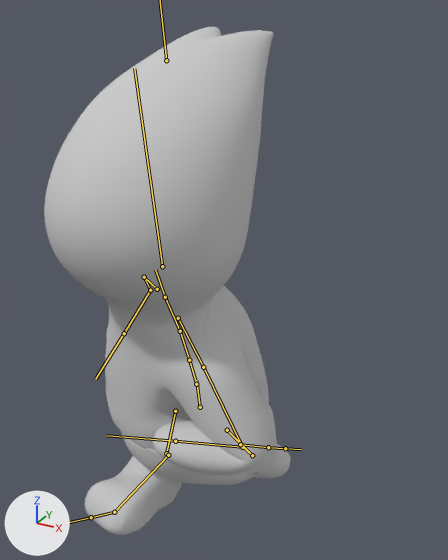
Before and after pictures for a commit that changed the FBX model Assets/Models/Personajes(SOLO_modelos3d)/Personajes(modelos3d)/Animaciones/PersonajePrincipal/personajePrincipal_FINAL@Running.fbx.
Both versions are drawn from a 50 mm camera at (1.08, -2.85, 1.86) aimed at (-0.09, -0.72, 0.8). Lighting does not change. The marker at lower left points along +X, +Y and +Z. Both versions are drawn at frame 19 of the action 'mixamo.com'; the numbers are the values there. The bones that bend it are drawn over the model as lines.

Names of what the first picture shows: 'pj_LP'.
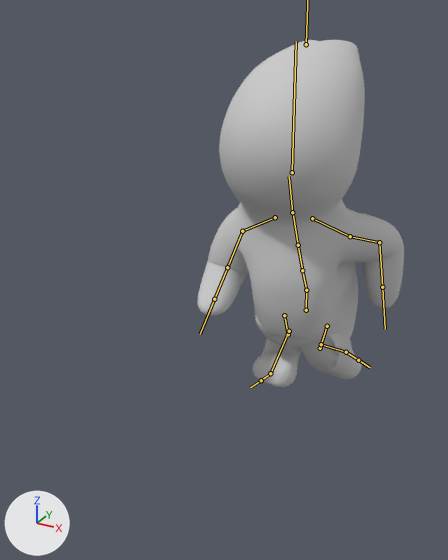
The edits, one by one:
Bone 'mixamorig:Hips' (bone_mixamorig_hips) moves from (-0.326, 0.468, 0.998) to (-0.317, 0.485, -0.114).
Bone 'mixamorig:Hips' (bone_mixamorig_hips) turns from (-7, 178, 2) to (-8, 174, -3) degrees about its own x, y and z.
Bone 'mixamorig:Spine' (bone_mixamorig_spine) turns from (-10, -17, 4) to (-16, 11, -3) degrees about its own x, y and z.
Bone 'mixamorig:Spine1' (bone_mixamorig_spine1) turns from (-2, -8, 0) to (4, 1, -1) degrees about its own x, y and z.
Bone 'mixamorig:Spine2' (bone_mixamorig_spine2) turns from (-4, -7, 1) to (4, 1, -1) degrees about its own x, y and z.
Bone 'mixamorig:Neck' (bone_mixamorig_neck) turns from (2, 4, -2) to (-2, -2, 3) degrees about its own x, y and z.
Bone 'mixamorig:Head' (bone_mixamorig_head) turns from (10, 26, 5) to (20, -3, 0) degrees about its own x, y and z.
Bone 'mixamorig:LeftShoulder' (bone_mixamorig_leftshoulder) turns from (6, 2, 4) to (6, 5, 8) degrees about its own x, y and z.
Bone 'mixamorig:LeftArm' (bone_mixamorig_leftarm) turns from (51, 4, 7) to (69, 48, 5) degrees about its own x, y and z.
Bone 'mixamorig:LeftForeArm' (bone_mixamorig_leftforearm) turns from (-2, 3, 114) to (-2, 1, 55) degrees about its own x, y and z.
Bone 'mixamorig:RightShoulder' (bone_mixamorig_rightshoulder) turns from (3, -1, 0) to (5, -3, -5) degrees about its own x, y and z.
Bone 'mixamorig:RightArm' (bone_mixamorig_rightarm) turns from (54, -24, -22) to (54, 11, -11) degrees about its own x, y and z.
Bone 'mixamorig:RightForeArm' (bone_mixamorig_rightforearm) turns from (-2, -3, -92) to (-2, -1, -69) degrees about its own x, y and z.
Bone 'mixamorig:LeftUpLeg' (bone_mixamorig_leftupleg) turns from (13, 3, -41) to (-45, -11, 9) degrees about its own x, y and z.
Bone 'mixamorig:LeftLeg' (bone_mixamorig_leftleg) turns from (-86, 48, 107) to (124, -47, 47) degrees about its own x, y and z.
Bone 'mixamorig:LeftFoot' (bone_mixamorig_leftfoot) turns from (-54, 121, 0) to (1, 15, 20) degrees about its own x, y and z.
Bone 'mixamorig:LeftToeBase' (bone_mixamorig_lefttoebase) turns from (-43, 40, -8) to (-19, 28, 1) degrees about its own x, y and z.
Bone 'mixamorig:RightUpLeg' (bone_mixamorig_rightupleg) turns from (-37, -1, 20) to (1, 1, -17) degrees about its own x, y and z.
Bone 'mixamorig:RightLeg' (bone_mixamorig_rightleg) turns from (-19, -9, -117) to (104, 35, -22) degrees about its own x, y and z.
Bone 'mixamorig:RightFoot' (bone_mixamorig_rightfoot) turns from (16, 119, 91) to (118, 12, -3) degrees about its own x, y and z.
Bone 'mixamorig:RightToeBase' (bone_mixamorig_righttoebase) turns from (11, 2, -1) to (16, 3, 0) degrees about its own x, y and z.

What differs and where, as boxes [x1, y1, x2, y2] in the pictures (448 x 560 px):
'pj_LP', posed (16% narrower, 32% shorter): before [44, 27, 291, 535]; after [197, 40, 404, 387]
bone 'mixamorig:Hips', root to tip: before (200, 407) to (196, 380); after (306, 310) to (306, 288)
bone 'mixamorig:Spine', root to tip: before (196, 384) to (189, 360); after (306, 290) to (302, 270)
bone 'mixamorig:Spine1', root to tip: before (189, 360) to (180, 331); after (302, 270) to (298, 245)
bone 'mixamorig:Spine2', root to tip: before (180, 331) to (165, 297); after (298, 245) to (293, 213)
bone 'mixamorig:Neck', root to tip: before (165, 297) to (155, 269); after (292, 212) to (289, 176)
bone 'mixamorig:Head', root to tip: before (162, 266) to (134, 68); after (292, 172) to (296, 41)
bone 'mixamorig:LeftShoulder', root to tip: before (178, 318) to (203, 367); after (312, 218) to (350, 236)
bone 'mixamorig:LeftArm', root to tip: before (203, 367) to (242, 447); after (350, 236) to (379, 242)
bone 'mixamorig:LeftForeArm', root to tip: before (242, 447) to (175, 441); after (379, 242) to (382, 287)
bone 'mixamorig:RightShoulder', root to tip: before (157, 289) to (144, 277); after (275, 217) to (242, 231)
bone 'mixamorig:RightArm', root to tip: before (144, 277) to (150, 290); after (242, 231) to (227, 267)
bone 'mixamorig:RightForeArm', root to tip: before (150, 290) to (124, 333); after (227, 267) to (214, 299)
bone 'mixamorig:LeftUpLeg', root to tip: before (227, 430) to (252, 455); after (327, 326) to (320, 348)
bone 'mixamorig:LeftLeg', root to tip: before (252, 455) to (240, 444); after (320, 348) to (321, 344)
bone 'mixamorig:LeftFoot', root to tip: before (240, 444) to (268, 447); after (321, 344) to (346, 352)
bone 'mixamorig:LeftToeBase', root to tip: before (268, 447) to (285, 448); after (346, 352) to (358, 360)
bone 'mixamorig:RightUpLeg', root to tip: before (175, 411) to (166, 453); after (284, 315) to (288, 334)
bone 'mixamorig:RightLeg', root to tip: before (166, 453) to (168, 455); after (288, 334) to (289, 331)
bone 'mixamorig:RightFoot', root to tip: before (168, 455) to (114, 512); after (289, 331) to (270, 373)
bone 'mixamorig:RightToeBase', root to tip: before (114, 512) to (91, 517); after (270, 373) to (261, 380)
